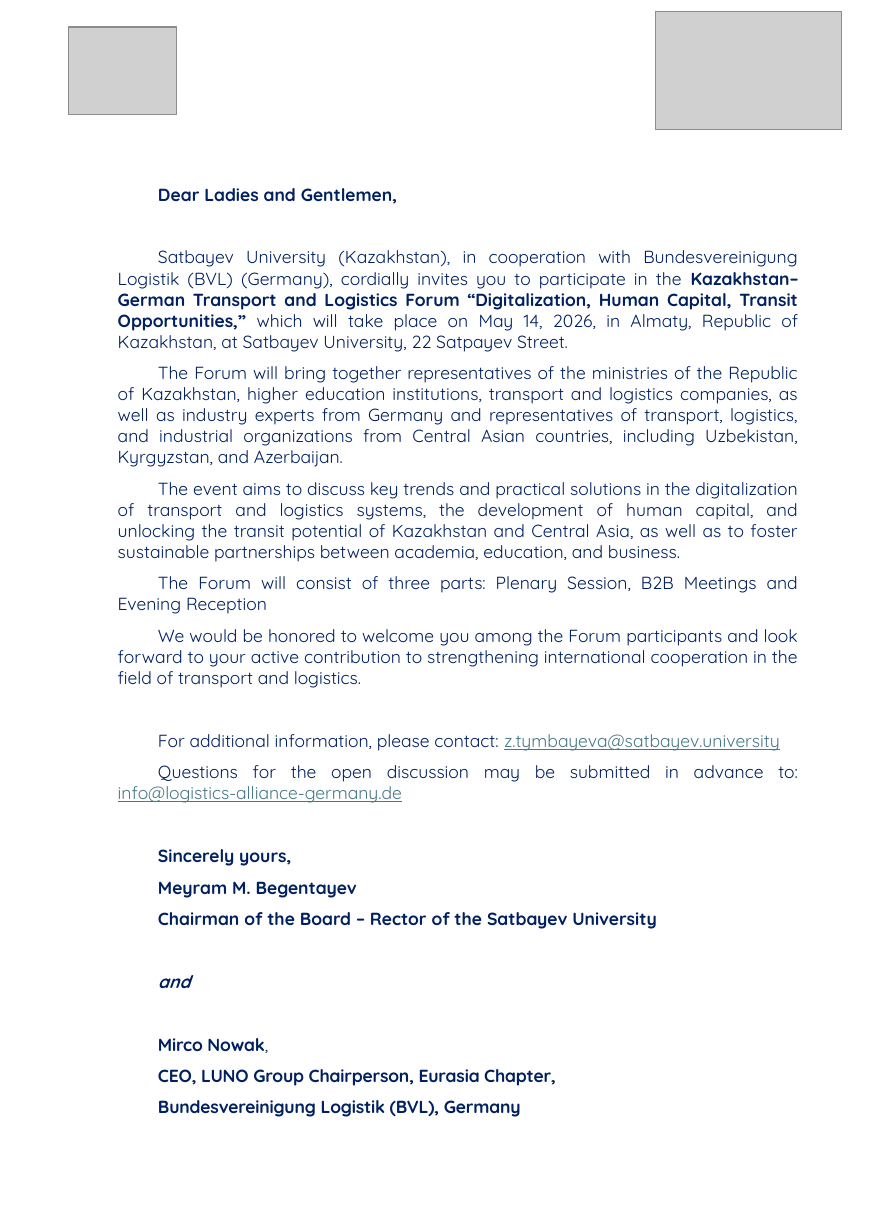
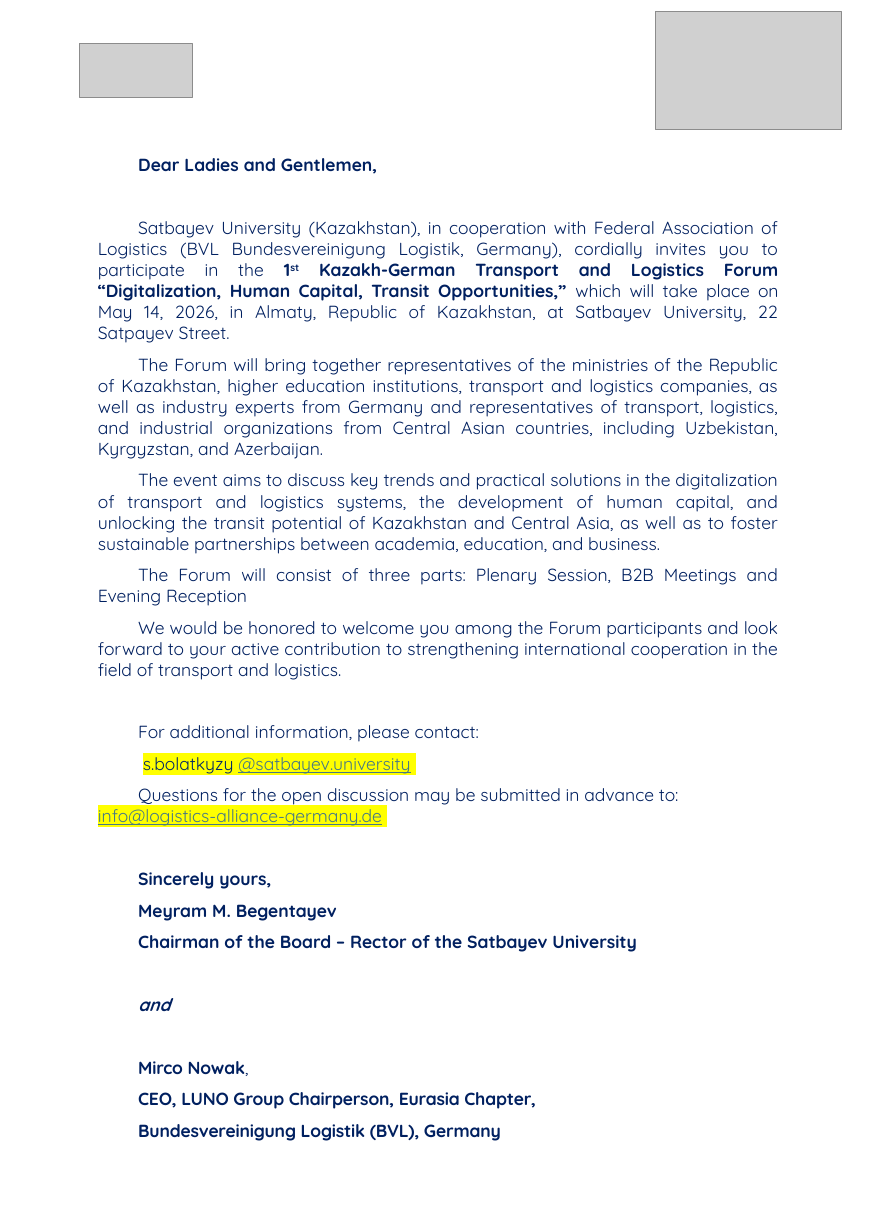
Before and after one commit to zvezdd/KazForum-Logistics, a slide deck: slide 2 of public/program-en.pptx. Drawn at 872x1232 pixels with LibreOffice and Linux fonts; fonts in the diff are those of the drawing; grey boxes stand for pictures. Boxes give left, top, right and bottom in pixels: in the first picture for what was removed or moved away, otherwise in the second. Text is boxed around its words. In the diff, an @@ line names an element or a change of style, - is before the commit and + after.

```diff
--- a/public/program-en.pptx
+++ b/public/program-en.pptx
@@ picture removed at (68,27,176,115) @@
@@ picture added at (80,44,193,98) @@
@@ text "Dear Ladies and Gentlemen,": place and size @@
-text "Dear Ladies and Gentlemen," at (118,188,799,1117)
+text "Dear Ladies and Gentlemen," at (98,158,779,1141)
@@ text at (98,221,779,343): text changed @@
-Satbayev University (Kazakhstan), in cooperation with Bundesvereinigung Logistik (BVL) (Germany), cordially invites you to participate in the Kazakhstan–German Transport and Logistics Forum “Digitalization, Human Capital, Transit Opportunities,” which will take place on May 14, 2026, in Almaty, Republic of Kazakhstan, at Satbayev University, 22 Satpayev Street.
+Satbayev University (Kazakhstan), in cooperation with Federal Association of Logistics (BVL Bundesvereinigung Logistik, Germany), cordially invites you to participate in the 1st Kazakh-German Transport and Logistics Forum “Digitalization, Human Capital, Transit Opportunities,” which will take place on May 14, 2026, in Almaty, Republic of Kazakhstan, at Satbayev University, 22 Satpayev Street.
@@ text at (138,725,479,776): text changed @@
-For additional information, please contact: z.tymbayeva@satbayev.university
+For additional information, please contact:
+s.bolatkyzy @satbayev.university
@@ text at (98,788,679,828): highlight none to #FFFF00 in "info@logistics-alliance-germany.de"; alignment justified to left @@
```
Also in this commit, not shown: 2 other slides changed, 5 other files.
